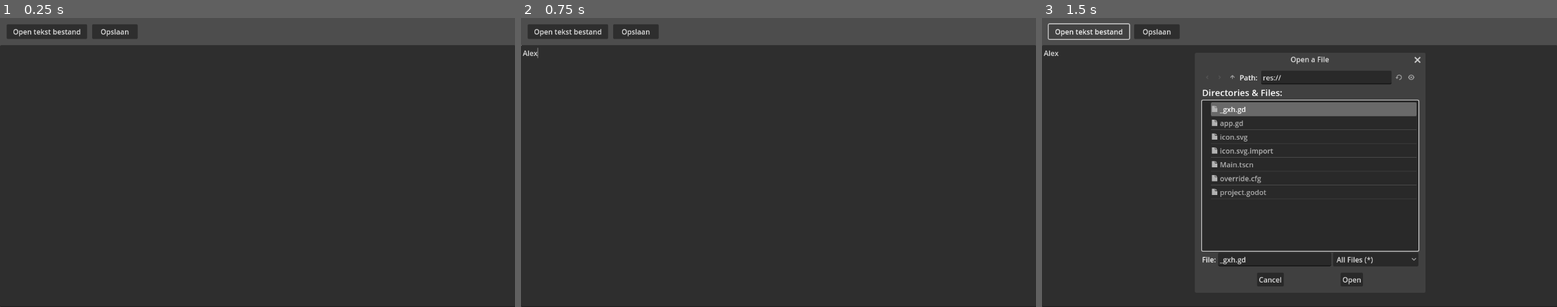
Above: before the commit, frames 1-3 (left to right).
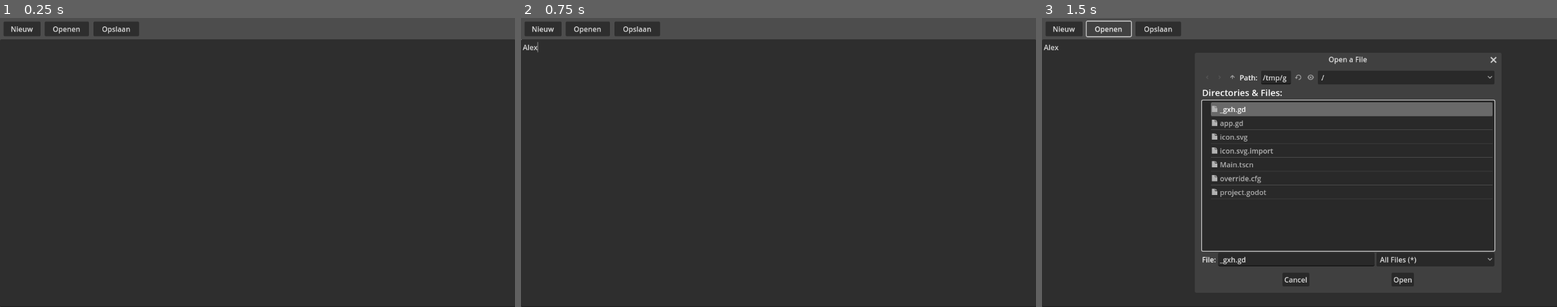
Above: after the commit, the same moments.

Repository: DphnZwp/WriterMind
Game: Godot game, scene res://Main.tscn
Two runs of this game, one before a commit and one after it. Both use one fixed random seed, a clock stepped at 60 frames per second and the inputs below. The project has no main scene, so this scene is started directly.
Inputs (mouse positions are in pixels of both pictures, inside the frame that each line leads up to):
- Up to frame 1 (0.25 s): no input
- Up to frame 2 (0.75 s): click (778, 176) at 0.52 s; type "Alex" at 0.6 s
- Up to frame 3 (1.5 s): click "Open tekst bestand" (after the commit: "Openen") at 1.25 s

The runs differ from the first frame. In frame 1, 2.7% of the frame differs, in the area x 0-100%, y 1-10%; in frame 2, 2.8%; in frame 3, 4.6%, in the area x 0-100%, y 0-93%.

Commit message:
latest changes

Diff:
--- a/Main.tscn
+++ b/Main.tscn
@@ -13,23 +13,30 @@
 
 [node name="TextEdit" type="TextEdit" parent="."]
 layout_mode = 0
-offset_top = 61.0
+offset_top = 48.0
 offset_right = 1153.0
 offset_bottom = 649.0
 
+[node name="New file" type="Button" parent="."]
+offset_left = 8.0
+offset_top = 8.0
+offset_right = 91.0
+offset_bottom = 41.0
+text = "Nieuw"
+
 [node name="Open file" type="Button" parent="."]
 layout_mode = 0
-offset_left = 15.0
-offset_top = 14.0
-offset_right = 195.0
-offset_bottom = 47.0
-text = "Open tekst bestand"
+offset_left = 100.0
+offset_top = 8.0
+offset_right = 199.0
+offset_bottom = 41.0
+text = "Openen"
 
 [node name="Save file" type="Button" parent="."]
-offset_left = 206.0
-offset_top = 14.0
-offset_right = 308.0
-offset_bottom = 47.0
+offset_left = 209.0
+offset_top = 8.0
+offset_right = 311.0
+offset_bottom = 41.0
 text = "Opslaan
 "
 
@@ -43,9 +50,16 @@
 [node name="SaveDialog" type="FileDialog" parent="."]
 position = Vector2i(350, 110)
 size = Vector2i(500, 500)
+ok_button_text = "Save"
+
+[node name="FileDialog2" type="FileDialog" parent="."]
+title = "Open a File"
+position = Vector2i(350, 100)
+size = Vector2i(500, 500)
 ok_button_text = "Open"
 file_mode = 0
 
 [connection signal="pressed" from="Open file" to="." method="_on_open_file_pressed"]
 [connection signal="pressed" from="Save file" to="." method="_on_save_file_pressed"]
 [connection signal="file_selected" from="FileDialog" to="." method="_on_file_dialog_file_selected"]
+[connection signal="file_selected" from="SaveDialog" to="." method="_on_save_dialog_file_selected"]
--- a/app.gd
+++ b/app.gd
@@ -7,13 +7,27 @@
 	pass
 
 func _on_open_file_pressed():
+	$FileDialog.access = FileDialog.ACCESS_FILESYSTEM
+	$FileDialog.current_dir = OS.get_environment("USERPROFILE") + "/Downloads"
 	$FileDialog.popup()
 
 func _on_save_file_pressed():
+	$SaveDialog.access = FileDialog.ACCESS_FILESYSTEM
+	$SaveDialog.current_dir = OS.get_environment("USERPROFILE") + "/Downloads"
 	$SaveDialog.popup()
 
 func _on_file_dialog_file_selected(path):
 	var file = FileAccess.open(path, FileAccess.READ)
 	var content = file.get_as_text()
-	file.close()  # Don't forget to close the file when you're done
 	$TextEdit.text = content
+	file.close()
+
+
+func _on_save_dialog_file_selected(path):
+	var file = FileAccess.open(path, FileAccess.WRITE)
+	file.store_string($TextEdit.text)
+	file.close()
+
+
+func _on_new_file_pressed():
+	pass # Replace with function body.
Not shown, added: test
